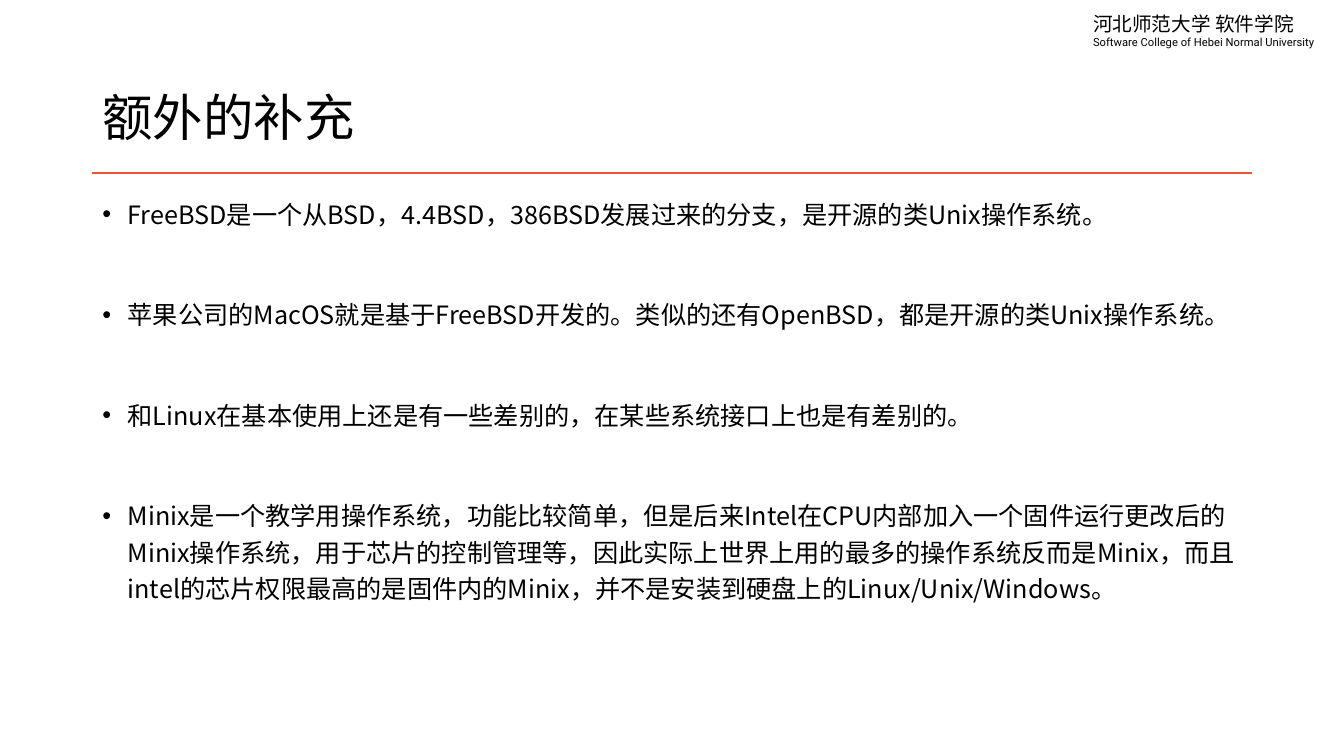
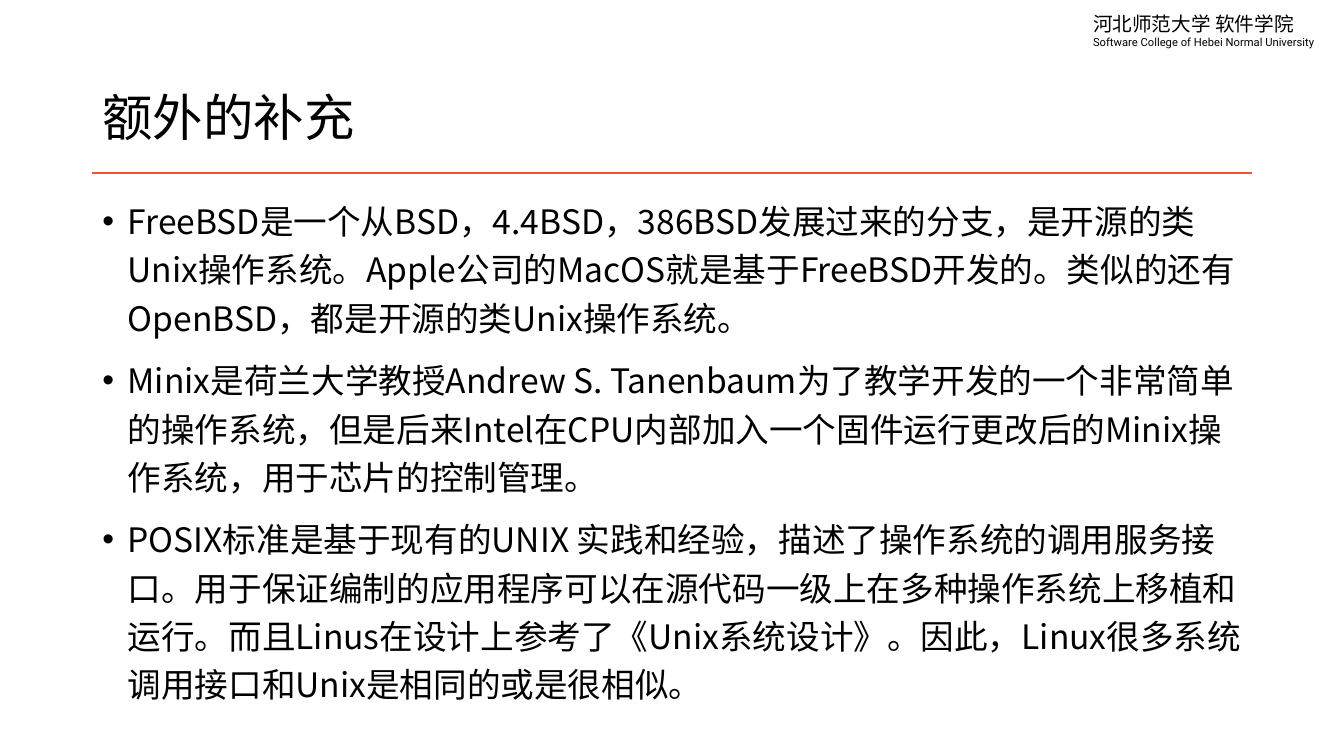
Before and after one commit to edu2act/course-linux-system, a slide deck: slide 9 of materials/slides/ch01-linux-history-and-install.pptx (slide 10 before the commit). Drawn at 1344x756 pixels with LibreOffice and Linux fonts; fonts in the diff are those of the drawing. Boxes give left, top, right and bottom in pixels: in the first picture for what was removed or moved away, otherwise in the second. Text is boxed around its words. In the diff, an @@ line names an element or a change of style, - is before the commit and + after.

```diff
--- a/materials/slides/ch01-linux-history-and-install.pptx
+++ b/materials/slides/ch01-linux-history-and-install.pptx
@@ text at (128,205,1241,700): text changed; size 18 to 24 pt @@
-• FreeBSD是一个从BSD，4.4BSD，386BSD发展过来的分支，是开源的类Unix操作系统。
-• 苹果公司的MacOS就是基于FreeBSD开发的。类似的还有OpenBSD，都是开源的类Unix操作系统。
-• 和Linux在基本使用上还是有一些差别的，在某些系统接口上也是有差别的。
-• Minix是一个教学用操作系统，功能比较简单，但是后来Intel在CPU内部加入一个固件运行更改后的Minix操作系统，用于芯片的控制管理等，因此实际上世界上用的最多的操作系统反而是Minix，而且intel的芯片权限最高的是固件内的Minix，并不是安装到硬盘上的Linux/Unix/Windows。
+• FreeBSD是一个从BSD，4.4BSD，386BSD发展过来的分支，是开源的类Unix操作系统。Apple公司的MacOS就是基于FreeBSD开发的。类似的还有OpenBSD，都是开源的类Unix操作系统。
+• Minix是荷兰大学教授Andrew S. Tanenbaum为了教学开发的一个非常简单的操作系统，但是后来Intel在CPU内部加入一个固件运行更改后的Minix操作系统，用于芯片的控制管理。
+• POSIX标准是基于现有的UNIX 实践和经验，描述了操作系统的调用服务接口。用于保证编制的应用程序可以在源代码一级上在多种操作系统上移植和运行。而且Linus在设计上参考了《Unix系统设计》。因此，Linux很多系统调用接口和Unix是相同的或是很相似。
```
Also in this commit, not shown: 25 other slides changed.
